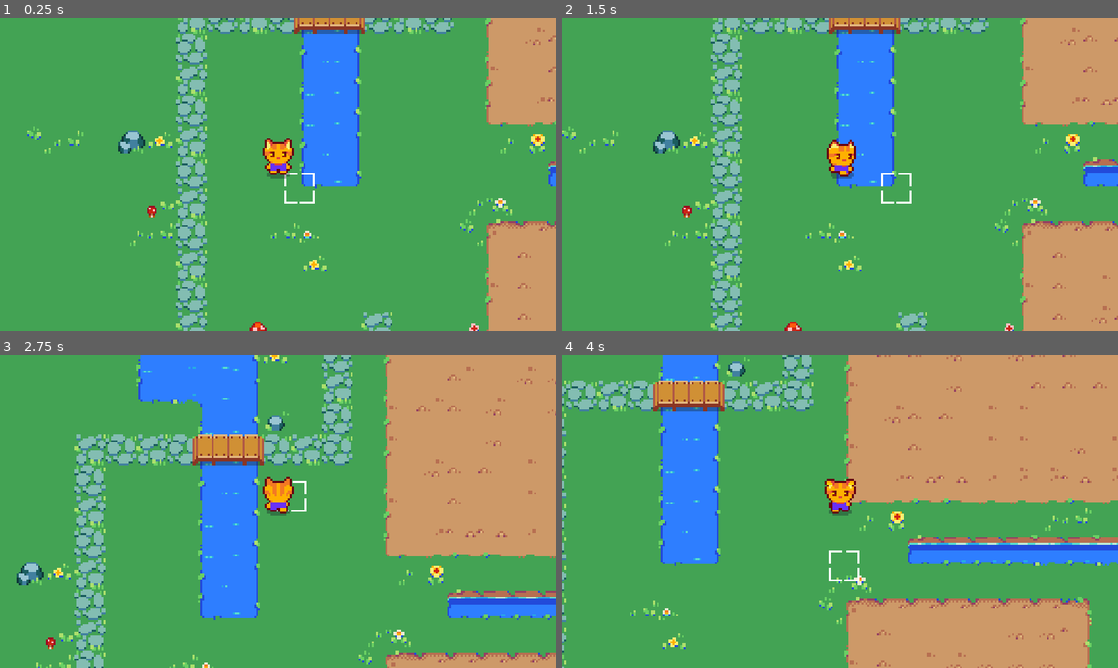
Above: before the commit, frames 1-4 (two rows, left to right).
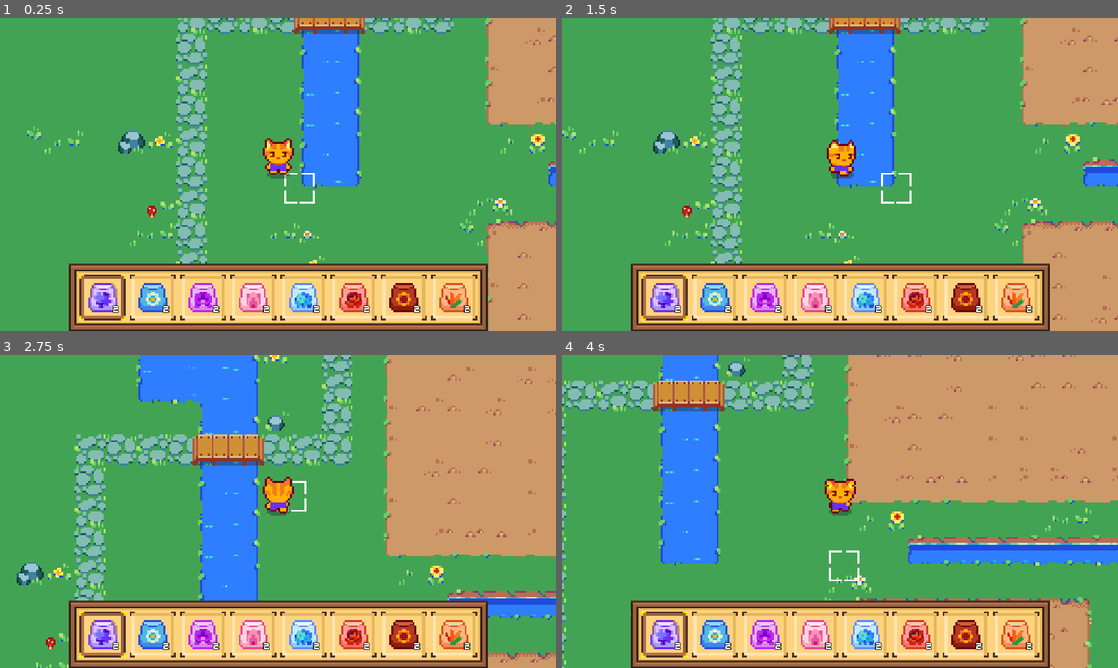
Above: after the commit, the same moments.

Repository: Signal-K/bumbling
Game: Godot game, scene res://main.tscn
The game is run twice, just before and just after one commit, with the same random seed, the same clock (stepped at 60 frames per second) and the same inputs.
Inputs (mouse positions are in pixels of both pictures, inside the frame that each line leads up to):
- Up to frame 1 (0.25 s): no input
- Up to frame 2 (1.5 s): click (662, 296) at 0.52 s; tap Enter at 1.25 s; hold D (move_right) from 1.28 s (still down); tap Space (plantSeed) at 1.35 s
- Up to frame 3 (2.75 s): release D (move_right) at 2.03 s; hold W (back) from 2.03 s (still down); tap Space (plantSeed) at 2.1 s
- Up to frame 4 (4 s): release W (back) at 2.78 s; hold D (move_right) 2.78-3.53 s; tap Space (plantSeed) at 2.85, 3.6 s; hold Down (forward) from 3.53 s (still down)

The runs differ from the first frame. In frame 1, 16% of the frame differs, in the area x 12-88%, y 78-100%; in frame 2, 16%; in frame 3, 16%; in frame 4, 16%.

Commit message:
🦏🎄 ↝ [5b0nou d4ynby]: Adding hotbar

Diff:
--- /dev/null
+++ b/Global.gd
@@ -0,0 +1,4 @@
+extends Node
+
+signal seed_changed(seed)
+signal update_station
--- /dev/null
+++ b/Scenes/UI/inventory.gd
@@ -0,0 +1,35 @@
+extends PanelContainer
+
+@export var slotScene: PackedScene
+@export var seedResource:  SeedResource
+
+@onready var selector_texture = $MarginContainer/SelectorTexture
+@onready var grid_container = $MarginContainer/GridContainer
+
+func _ready():
+	if seedResource == null:
+		push_error("SeedResource is not assigned to Inventory!")
+		return
+
+	grid_container.columns = seedResource.get_size()
+	add_new_slot(seedResource.get_seed_list())
+
+func add_new_slot(seedArray: Array[SeedData]) -> void:
+	for child in seedArray:
+		instance_slot(child)
+
+	var firstSlot = grid_container.get_child(0)
+	Global.emit_signal("seed_changed", firstSlot.seedDataResource)
+	change_selected_slot(firstSlot.position)
+
+func _on_slot_selected(value) -> void:
+	change_selected_slot(value)
+
+func change_selected_slot(slot_pos) -> void:
+	selector_texture.position.x = slot_pos.x + $MarginContainer.get_theme_constant("margin-left")
+
+func instance_slot(seedData: SeedData) -> void:
+	var slot = slotScene.instantiate()
+	grid_container.add_child(slot)
+	slot.connect("slot_selected", _on_slot_selected)
+	slot.setup(seedData)
--- /dev/null
+++ b/Scenes/UI/inventory.tscn
@@ -0,0 +1,34 @@
+[gd_scene load_steps=6 format=3 uid="uid://3nj43ri7ysd1"]
+
+[ext_resource type="PackedScene" uid="uid://bybry636opeds" path="res://Scenes/background.tscn" id="1_nn5u6"]
+[ext_resource type="Script" path="res://Scenes/UI/inventory.gd" id="1_smfuk"]
+[ext_resource type="Texture2D" uid="uid://balce2lort4yt" path="res://assets/Inventory/Inventory_select.png" id="2_fxrke"]
+[ext_resource type="Resource" uid="uid://bmllh5n0waylq" path="res://Resources/seed_resource.tres" id="3_seedres"]
+[ext_resource type="PackedScene" uid="uid://ccv7ydwk0svys" path="res://Scenes/UI/slot_container.tscn" id="4_slot"]
+
+[node name="Inventory" type="PanelContainer"]
+offset_right = 40.0
+offset_bottom = 40.0
+script = ExtResource("1_smfuk")
+slotScene = ExtResource("4_slot")
+seedResource = ExtResource("3_seedres")
+
+[node name="Background" parent="." instance=ExtResource("1_nn5u6")]
+layout_mode = 2
+
+[node name="MarginContainer" type="MarginContainer" parent="."]
+layout_mode = 2
+theme_override_constants/margin_left = 11
+theme_override_constants/margin_top = 11
+theme_override_constants/margin_right = 11
+theme_override_constants/margin_bottom = 11
+
+[node name="GridContainer" type="GridContainer" parent="MarginContainer"]
+layout_mode = 2
+columns = 8
+
+[node name="SelectorTexture" type="TextureRect" parent="MarginContainer"]
+layout_mode = 2
+mouse_filter = 2
+texture = ExtResource("2_fxrke")
+stretch_mode = 4
--- a/Scenes/UI/item_info.tscn
+++ b/Scenes/UI/item_info.tscn
@@ -1,7 +1,7 @@
 [gd_scene load_steps=8 format=3 uid="uid://vehyc370mm2b"]
 
 [ext_resource type="Texture2D" uid="uid://duo31h1qrmf67" path="res://assets/Inventory/Inventory_Slot.png" id="1_gqd5e"]
-[ext_resource type="Texture2D" uid="uid://cebh7mf3jrhdi" path="res://assets/seed bags/bluebell.png" id="2_3n85c"]
+[ext_resource type="Script" path="res://Scripts/item_info.gd" id="2_script"]
 [ext_resource type="FontFile" uid="uid://dmc88pspl7ahq" path="res://assets/font/kenvector_future_thin.ttf" id="3_os6j0"]
 
 [sub_resource type="LabelSettings" id="LabelSettings_ipswt"]
@@ -54,6 +54,7 @@
 offset_right = 40.0
 offset_bottom = 40.0
 texture = ExtResource("1_gqd5e")
+script = ExtResource("2_script")
 
 [node name="MarginContainer" type="MarginContainer" parent="."]
 layout_mode = 1
@@ -69,7 +70,6 @@
 
 [node name="TextureRect" type="TextureRect" parent="MarginContainer"]
 layout_mode = 2
-texture = ExtResource("2_3n85c")
 expand_mode = 1
 stretch_mode = 5
 
@@ -86,7 +86,6 @@
 offset_bottom = 3.0
 grow_horizontal = 0
 grow_vertical = 0
-text = "0"
 label_settings = SubResource("LabelSettings_ipswt")
 horizontal_alignment = 2
 vertical_alignment = 2
--- /dev/null
+++ b/Scenes/UI/slot_container.gd
@@ -0,0 +1,22 @@
+extends PanelContainer
+
+signal slot_selected(slot_pos)
+
+@onready var itemInfo = $ItemInfo
+
+var seedDataResource: SeedData
+
+func setup(value):
+	seedDataResource = value
+	seedDataResource.quantity_changed.connect(_on_quantity_changed)
+	itemInfo.set_item_info(seedDataResource.get_texture(), seedDataResource.get_quantity())
+
+func _on_texture_button_button_down():
+	if seedDataResource.seed_left(): Global.emit_signal("seed_changed", seedDataResource)
+	emit_signal("slot_selected", position)
+
+func update_quantity() -> void:
+	itemInfo.set_label(seedDataResource.get_quantity())
+
+func _on_quantity_changed(new_quantity) -> void:
+	itemInfo.set_label(new_quantity)
--- /dev/null
+++ b/Scenes/UI/slot_container.tscn
@@ -0,0 +1,24 @@
+[gd_scene load_steps=3 format=3 uid="uid://ccv7ydwk0svys"]
+
+[ext_resource type="PackedScene" uid="uid://vehyc370mm2b" path="res://Scenes/UI/item_info.tscn" id="1_sesdw"]
+[ext_resource type="Script" path="res://Scenes/UI/slot_container.gd" id="1_ug5ch"]
+
+[node name="SlotContainer" type="PanelContainer"]
+offset_right = 40.0
+offset_bottom = 40.0
+script = ExtResource("1_ug5ch")
+
+[node name="ItemInfo" parent="." instance=ExtResource("1_sesdw")]
+layout_mode = 2
+
+[node name="ButtonHolder" type="Control" parent="."]
+layout_mode = 2
+
+[node name="TextureButton" type="TextureButton" parent="ButtonHolder"]
+layout_mode = 1
+anchors_preset = 15
+anchor_right = 1.0
+anchor_bottom = 1.0
+grow_horizontal = 2
+grow_vertical = 2
+focus_mode = 0
--- /dev/null
+++ b/Scenes/background.tscn
@@ -0,0 +1,10 @@
+[gd_scene load_steps=2 format=3 uid="uid://bybry636opeds"]
+
+[ext_resource type="Texture2D" uid="uid://dubkkfklehouq" path="res://assets/Inventory/Inventory_background.png" id="1_iquj8"]
+
+[node name="Background" type="NinePatchRect"]
+texture = ExtResource("1_iquj8")
+patch_margin_left = 11
+patch_margin_top = 11
+patch_margin_right = 11
+patch_margin_bottom = 11
--- a/Scripts/item_info.gd
+++ b/Scripts/item_info.gd
@@ -1,3 +1,11 @@
 extends TextureRect
 
 func set_item_info(item_texture: Texture, value) -> void:
+	$MarginContainer/TextureRect.texture = item_texture
+	set_label(value)
+
+func set_label(value) -> void:
+	$MarginContainer/TextureRect/Label.text = str(value)
+
+func play_flash_animation() -> void:
+	$AnimationPlayer.play("flash")
--- a/Scripts/main.gd
+++ b/Scripts/main.gd
@@ -3,14 +3,16 @@
 @onready var player = $World/Player
 @onready var grid_helper = $World/GridHelper
 
-var currentSeed = preload("res://Scenes/Flowers/bluebell.tscn")
+var currentSeed: SeedData
 var plantedFlowers: Dictionary = {}
 
 func _ready():
 	# Connect the player's plantSeed signal
 	player.plantSeed.connect(_on_player_plant_seed)
 
-func _physics_process(_delta):
+	Global.seed_changed.connect(_on_seed_changed)
+
+func _physics_process(delta):
 	# Get the player's map coordinate
 	var playerMapCoord = local_to_map(player.global_position)
 
@@ -54,10 +56,13 @@
 		plantedFlowers.erase(key)
 
 func plant_seed(coord) -> void:
-	var plant = currentSeed.instantiate()
+	var plant = currentSeed.plantScene.instantiate()
 	add_child(plant)
 
 	plantedFlowers[coord] = plant
 	get_node("World/Flower").add_child(plant)
 
 	plant.global_position = map_to_local(coord)
+
+func _on_seed_changed(new_seed) -> void:
+	currentSeed = new_seed
--- a/main.tscn
+++ b/main.tscn
@@ -1,9 +1,10 @@
-[gd_scene load_steps=8 format=3 uid="uid://b5fitekj1ggnf"]
+[gd_scene load_steps=9 format=3 uid="uid://b5fitekj1ggnf"]
 
 [ext_resource type="Texture2D" uid="uid://cr3xo3yott6bg" path="res://assets/TileSheet/tileset.png" id="1_h40pt"]
 [ext_resource type="PackedScene" uid="uid://q2ogejruuewn" path="res://Scenes/player.tscn" id="2_kqqk0"]
 [ext_resource type="Script" path="res://Scripts/main.gd" id="2_qmyyx"]
 [ext_resource type="Texture2D" uid="uid://ci7myo8146kwa" path="res://assets/others/grid_selector.png" id="3_3tomv"]
+[ext_resource type="PackedScene" uid="uid://3nj43ri7ysd1" path="res://Scenes/UI/inventory.tscn" id="5_t8q2g"]
 
 [sub_resource type="TileMapPattern" id="TileMapPattern_oqrau"]
 tile_data = PackedInt32Array(0, 1048576, 1, 65536, 983040, 1, 131072, 1048576, 1, 196608, 983040, 1, 262144, 1048576, 1, 327680, 983040, 1, 393216, 1048576, 1, 458752, 983040, 1, 524288, 1048576, 1, 589824, 983040, 1)
@@ -509,3 +510,18 @@
 limit_bottom = 319
 limit_smoothed = true
 rotation_smoothing_enabled = true
+
+[node name="CanvasLayer" type="CanvasLayer" parent="."]
+
+[node name="Inventory" parent="CanvasLayer" instance=ExtResource("5_t8q2g")]
+anchors_preset = 7
+anchor_left = 0.5
+anchor_top = 1.0
+anchor_right = 0.5
+anchor_bottom = 1.0
+offset_left = -21.0
+offset_top = -42.0
+offset_right = 21.0
+offset_bottom = 0.0
+grow_horizontal = 2
+grow_vertical = 0
--- a/project.godot
+++ b/project.godot
@@ -14,6 +14,10 @@
 run/main_scene="res://main.tscn"
 config/features=PackedStringArray("4.0", "GL Compatibility")
 config/icon="res://icon.svg"
+
+[autoload]
+
+Global="*res://Global.gd"
 
 [display]
 
Not shown: 1 places in Resources/seed_resource.tres that only renumber resources
Not shown, added: .DS_Store
Not shown, added: INVENTORY_SYSTEM.md
Not shown, added: assets/.DS_Store
